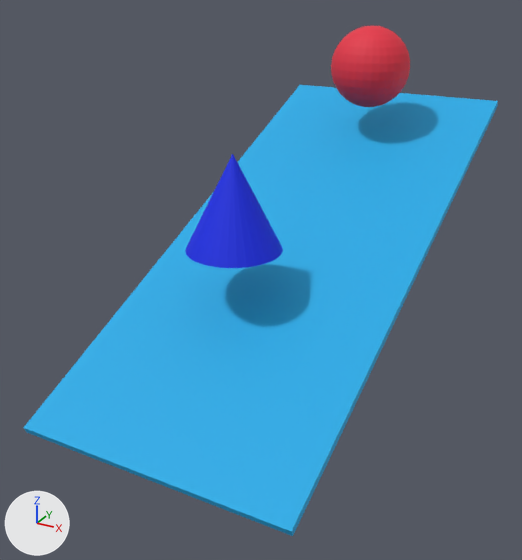
An edit to the FBX model android/assets/entities/testScene/testScene.fbx, drawn before and after from the same camera.
Before and after are seen from a camera (50 mm lens) standing at (6.62, -6.5, 8.56) and looking at (-0.69, 6.78, 1.92). The axes (+X, +Y, +Z) are drawn at lower left. The lights are the same throughout. Where no turn or scale is listed for an object, it has been applied to the vertices.

Objects in the first picture: 'cone_model', 'ramp_model', 'sphere_model'.
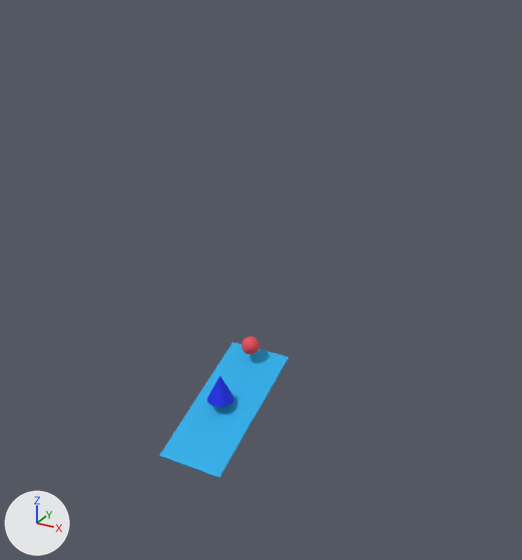
Changed parts and their boxes (x1, y1, x2, y2) in the pictures (522 x 560 px):
'ramp_model', mesh rescaled, moved (73% narrower, 70% shorter): before (23, 85, 498, 536); after (160, 342, 289, 478)
'cone_model', mesh rescaled, moved (72% narrower, 72% shorter): before (185, 154, 283, 268); after (207, 376, 234, 407)
'sphere_model', reshaped, moved: before (331, 26, 410, 107); after (242, 336, 260, 355)
part 2 of me_sphere_model, deleted (red): before (331, 26, 410, 107)
part 3 of me_sphere_model, added: after (242, 336, 260, 355)

The edits, one by one:
Material 'Material.003' (mat_material_003) is new.
Its base color is (0.8, 0.067, 0.0974) (red #e74958).
Its roughness is 0.69.
me_ramp_model has 8 vertices, 6 faces and spans x -2.93..2.93, y -6.07..6.07, z -2.55..2.55.
me_ramp_model is used by ob_ramp_model.
me_ramp_model part 4: the whole mesh is scaled about its middle by 0.243.
me_sphere_model is used by ob_sphere_model.
me_sphere_model had 482 vertices, 512 faces and spanned x -1.0..1.0, y -1.0..1.0, z -1.0..1.0.
me_sphere_model no longer uses material mat_material_002 (red #e73045).
me_sphere_model now has 482 vertices, 512 faces and spans x -0.2..0.2, y -0.2..0.2, z -0.2..0.2.
me_sphere_model part 2: 482 vertices removed from x -1.0..1.0, y -1.0..1.0, z -1.0..1.0.
me_sphere_model part 3: 482 vertices added at x -0.2..0.2, y -0.2..0.2, z -0.2..0.2, forming a UV sphere (32 segments, 16 rings, poles along z).
me_sphere_model now uses material mat_material_003 (red #e74958).
me_cone_model has 33 vertices, 33 faces and spans x -1.0..1.0, y -1.0..1.0, z -1.0..1.0.
me_cone_model is used by ob_cone_model.
me_cone_model part 1: the whole mesh is scaled about its middle by 0.289.
Object 'ramp_model' (ob_ramp_model) moves from (-0.23, 7.7, 2.62) to (-0.28, 4.54, -0.02).
Object 'sphere_model' (ob_sphere_model) moves from (-0.15, 11.6, 6.12) to (-0.33, 5.65, 0.86).
Object 'cone_model' (ob_cone_model) moves from (-0.56, 5.4, 4.16) to (-0.37, 4.45, 0.44).
